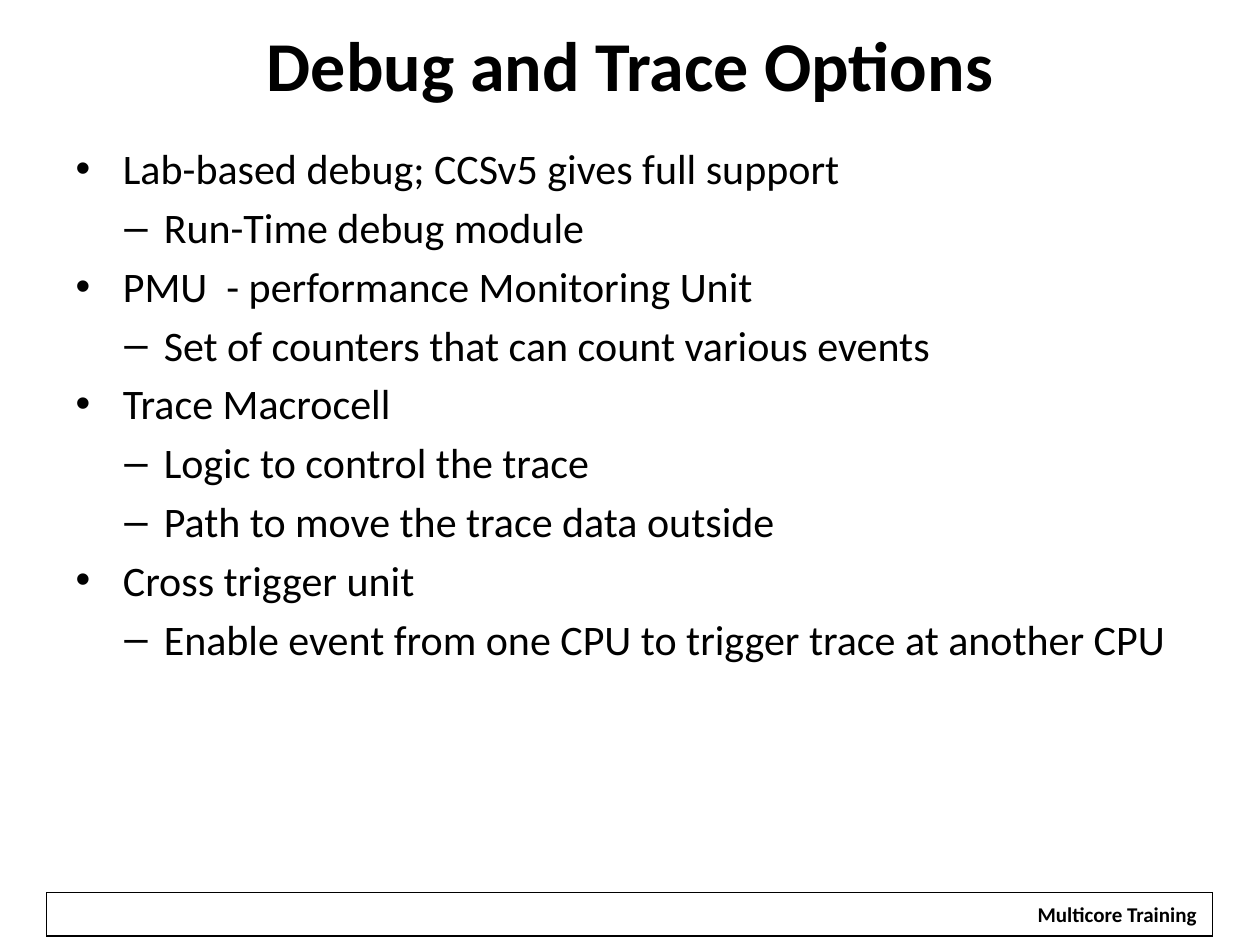
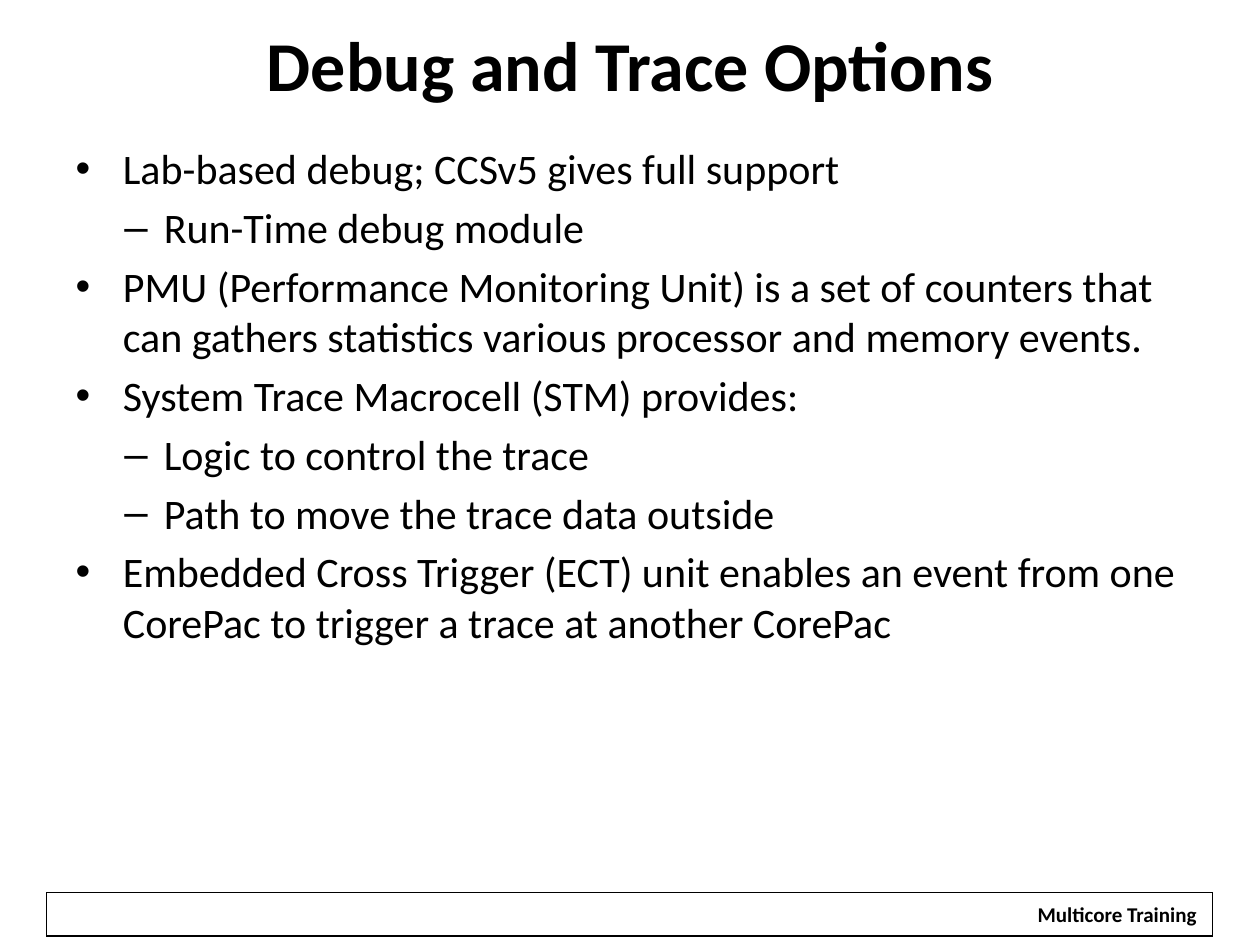
Before and after one commit to hari1989/keystone-workshop, a slide deck: slide 54 of slides/KeyStone ARM Overview.pptx. Drawn at 1260x945 pixels with LibreOffice and Linux fonts; fonts in the diff are those of the drawing; background and template pictures are left out. Boxes give left, top, right and bottom in pixels: in the first picture for what was removed or moved away, otherwise in the second. Text is boxed around its words. In the diff, an @@ line names an element or a change of style, - is before the commit and + after.

```diff
--- a/slides/KeyStone ARM Overview.pptx
+++ b/slides/KeyStone ARM Overview.pptx
@@ text at [123, 271, 1152, 418]: text changed @@
-• PMU - performance Monitoring Unit
-  – Set of counters that can count various events
-• Trace Macrocell
+• PMU (Performance Monitoring Unit) is a set of counters that can gathers statistics various processor and memory events.
+• System Trace Macrocell (STM) provides:
@@ text at [123, 556, 1175, 646]: text changed @@
-• Cross trigger unit
-  – Enable event from one CPU to trigger trace at another CPU
+• Embedded Cross Trigger (ECT) unit enables an event from one CorePac to trigger a trace at another CorePac
```
Also in this commit, not shown: 29 other slides changed, 7 other files.
